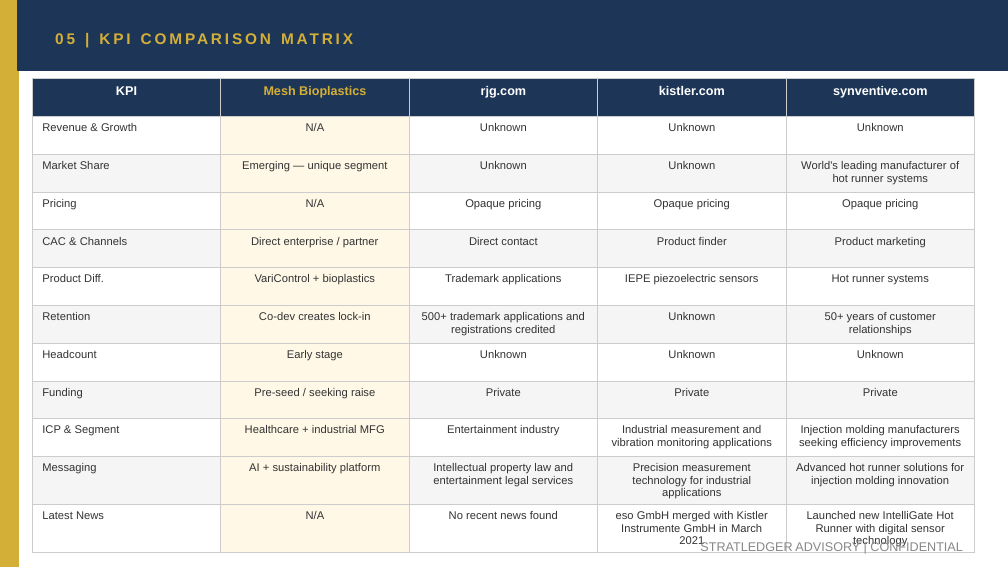
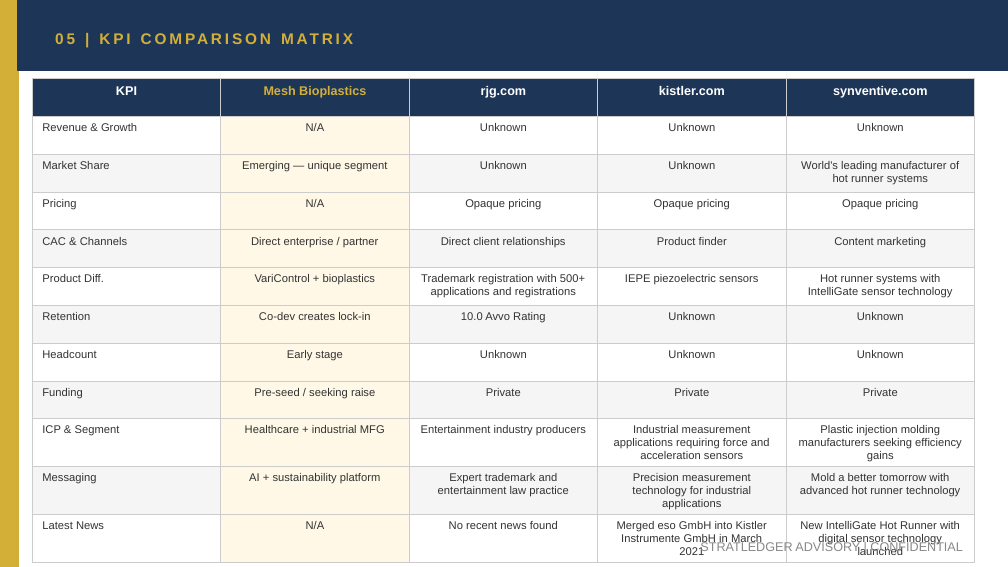
Before and after one commit to apexmakeshop-dot/droplet-commands, a slide deck: slide 9 of mesh_bioplastics_CI_Report.pptx. Drawn at 1008x567 pixels with LibreOffice and Linux fonts; fonts in the diff are those of the drawing. Boxes give left, top, right and bottom in pixels: in the first picture for what was removed or moved away, otherwise in the second. Text is boxed around its words. In the diff, an @@ line names an element or a change of style, - is before the commit and + after.

```diff
--- a/mesh_bioplastics_CI_Report.pptx
+++ b/mesh_bioplastics_CI_Report.pptx
@@ table at box(32, 79, 975, 559) @@
-row 5, column 3: Direct contact
+row 5, column 3: Direct client relationships
-row 5, column 5: Product marketing
+row 5, column 5: Content marketing
-row 6, column 3: Trademark applications
+row 6, column 3: Trademark registration with 500+ applications and registrations
-row 6, column 5: Hot runner systems
+row 6, column 5: Hot runner systems with IntelliGate sensor technology
-row 7, column 3: 500+ trademark applications and registrations credited
+row 7, column 3: 10.0 Avvo Rating
-row 7, column 5: 50+ years of customer relationships
+row 7, column 5: Unknown
-row 10: ICP & Segment | Healthcare + industrial MFG | Entertainment industry | Industrial measurement and vibration monitoring applications | Injection molding manufacturers seeking efficiency improvements
+row 10: ICP & Segment | Healthcare + industrial MFG | Entertainment industry producers | Industrial measurement applications requiring force and acceleration sensors | Plastic injection molding manufacturers seeking efficiency gains
-row 11, column 3: Intellectual property law and entertainment legal services
+row 11, column 3: Expert trademark and entertainment law practice
-row 11, column 5: Advanced hot runner solutions for injection molding innovation
+row 11, column 5: Mold a better tomorrow with advanced hot runner technology
-row 12, column 4: eso GmbH merged with Kistler Instrumente GmbH in March 2021
+row 12, column 4: Merged eso GmbH into Kistler Instrumente GmbH in March 2021
-row 12, column 5: Launched new IntelliGate Hot Runner with digital sensor technology
+row 12, column 5: New IntelliGate Hot Runner with digital sensor technology launched
```
Also in this commit, not shown: 4 other slides changed.
